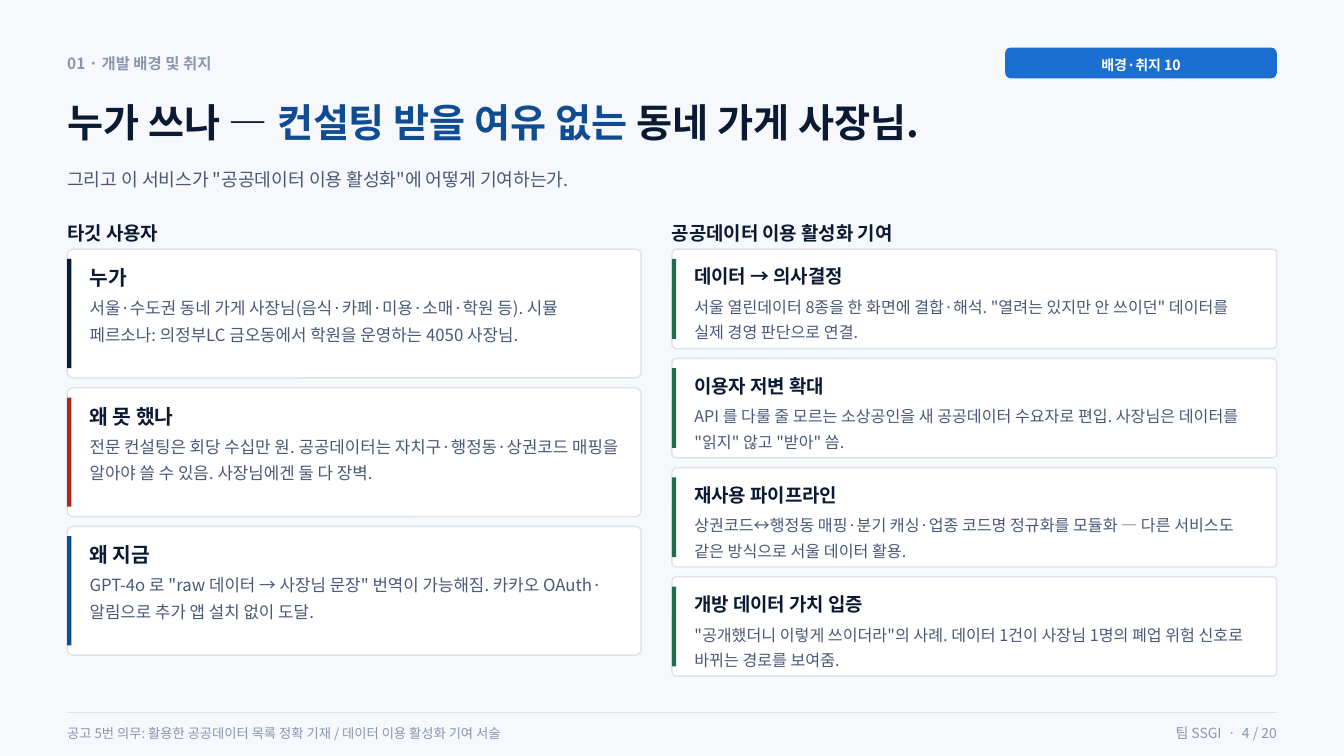
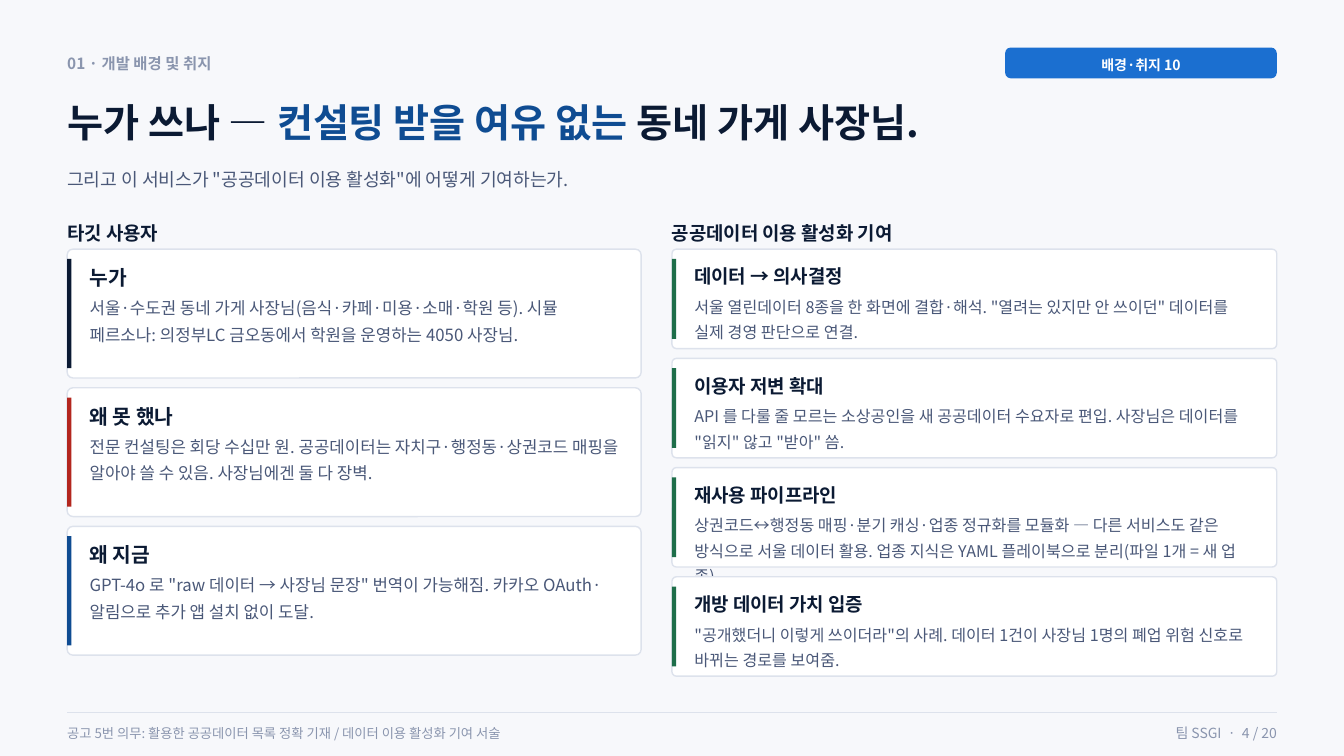
Before and after one commit to Tok-Baro/SSGI_AI_Coach, a slide deck: slide 4 of SSGI_상세기획서_심사위원용.pptx. Drawn at 1344x756 pixels with LibreOffice and Linux fonts; fonts in the diff are those of the drawing. Boxes give left, top, right and bottom in pixels: in the first picture for what was removed or moved away, otherwise in the second. Text is boxed around its words. In the diff, an @@ line names an element or a change of style, - is before the commit and + after.

```diff
--- a/SSGI_상세기획서_심사위원용.pptx
+++ b/SSGI_상세기획서_심사위원용.pptx
@@ text at bbox=[694, 517, 1236, 560]: text changed @@
-상권코드↔행정동 매핑·분기 캐싱·업종 코드명 정규화를 모듈화 — 다른 서비스도 같은 방식으로 서울 데이터 활용.
+상권코드↔행정동 매핑·분기 캐싱·업종 정규화를 모듈화 — 다른 서비스도 같은 방식으로 서울 데이터 활용. 업종 지식은 YAML 플레이북으로 분리(파일 1개 = 새 업종).
```
Also in this commit, not shown: 8 other slides changed, 1 other file.
